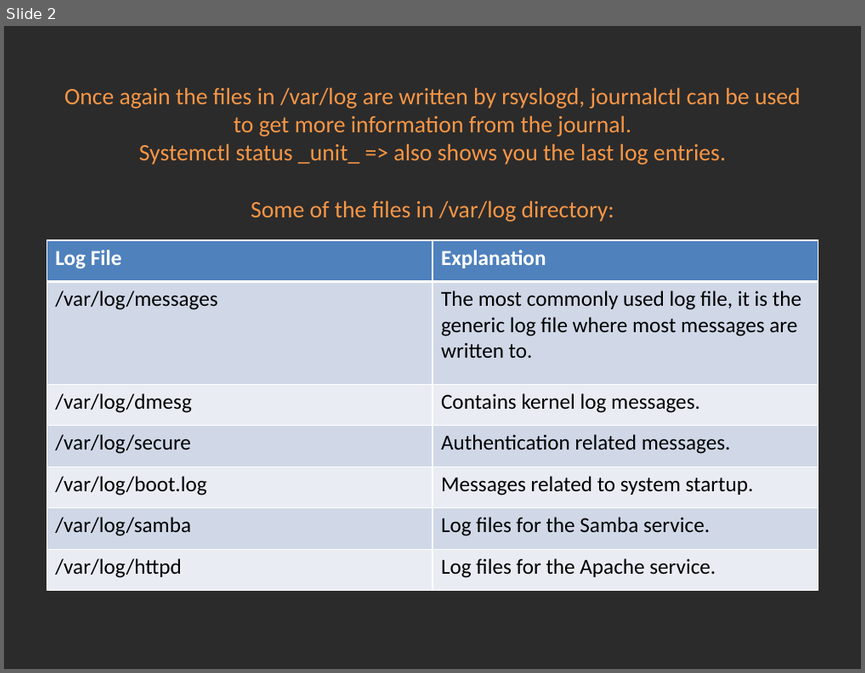
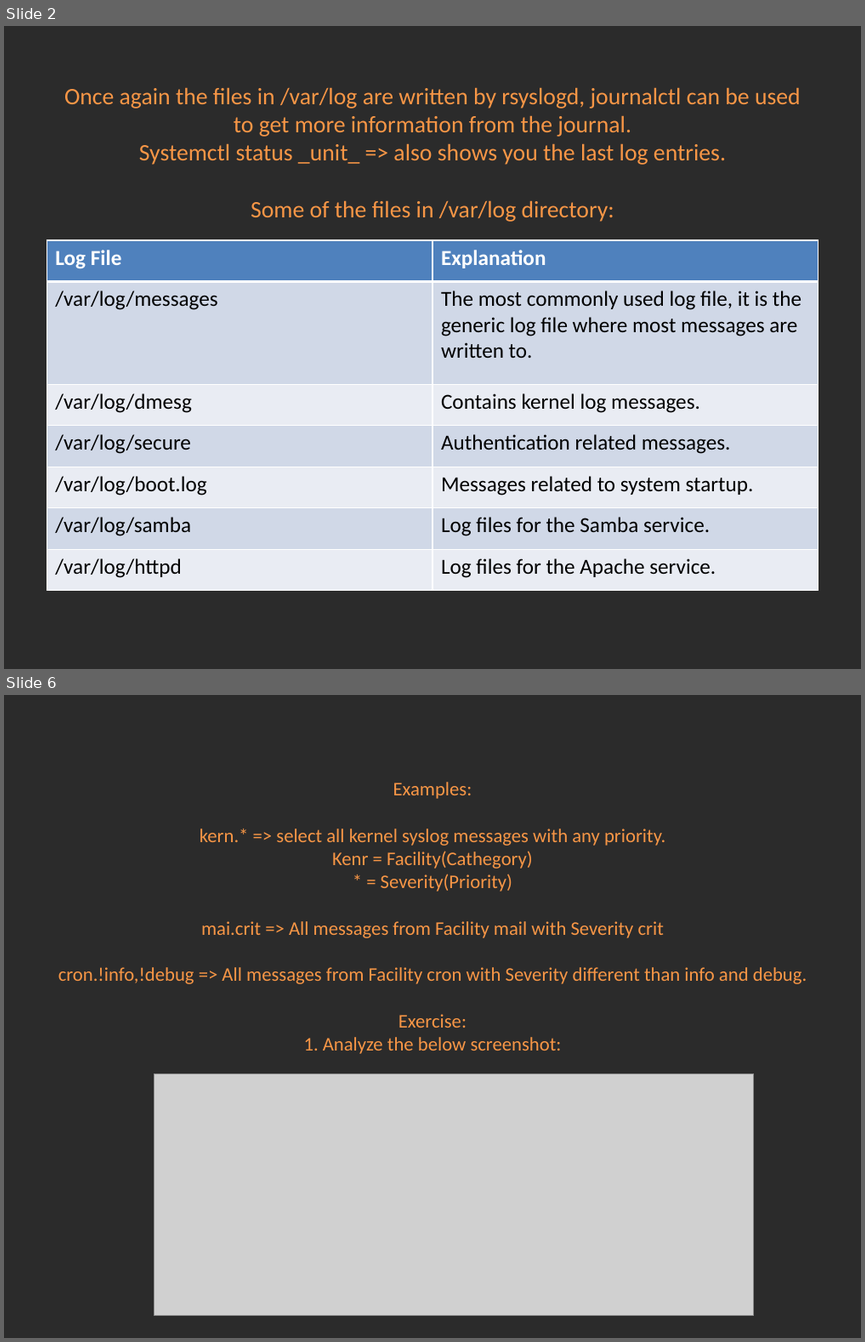
Before and after one commit to Academy-Soft-Intellect/Linux-Course, a slide deck: 11.Logging/11-Logging.pptx. Shown one above the other, each under a label of ours: slide 2 before the commit, slides 2 and 6 after it; the slides between them are not shown. The pictures are 865x673 and 865x1342 pixels, drawn with LibreOffice and Linux fonts; fonts in the diff are those of the drawing; grey boxes stand for pictures; background and template pictures are left out; a plain dark background stands for a picture behind light text. Boxes give left, top, right and bottom in pixels: in the first picture for what was removed or moved away, otherwise in the second. Text is boxed around its words. In the diff, an @@ line names an element or a change of style, - is before the commit and + after.

Commit message:
Facility and Severity explained.

```diff
--- a/11.Logging/11-Logging.pptx
+++ b/11.Logging/11-Logging.pptx
@@ slide 6 added at <box>4,695,861,1338</box>, background picture (left out) @@
@@ title added at <box>58,782,806,1054</box>, 16.2 pt, text #F79646 @@
+Examples:
+kern.* => select all kernel syslog messages with any priority.
+Kenr = Facility(Cathegory)
+* = Severity(Priority)
+mai.crit => All messages from Facility mail with Severity crit
+cron.!info,!debug => All messages from Facility cron with Severity different than info and debug.
+Exercise:
+1. Analyze the below screenshot:
@@ picture added at <box>154,1074,754,1315</box> @@
```
Also in this commit, not shown: 1 slide changed, 2 other slides added, 1 slide removed.
